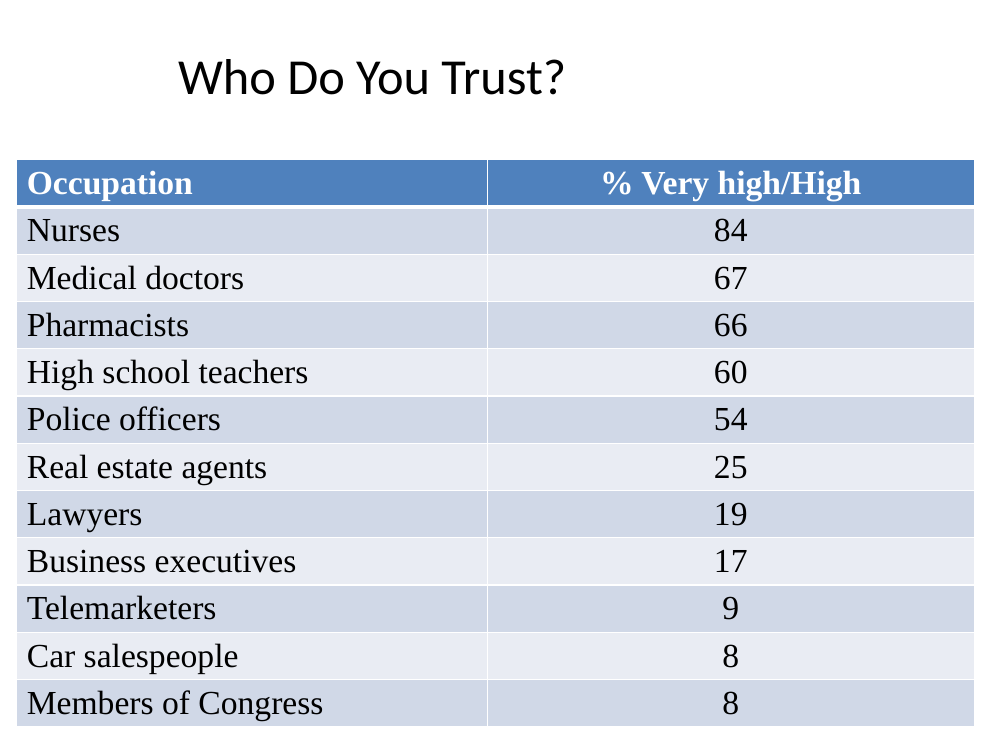
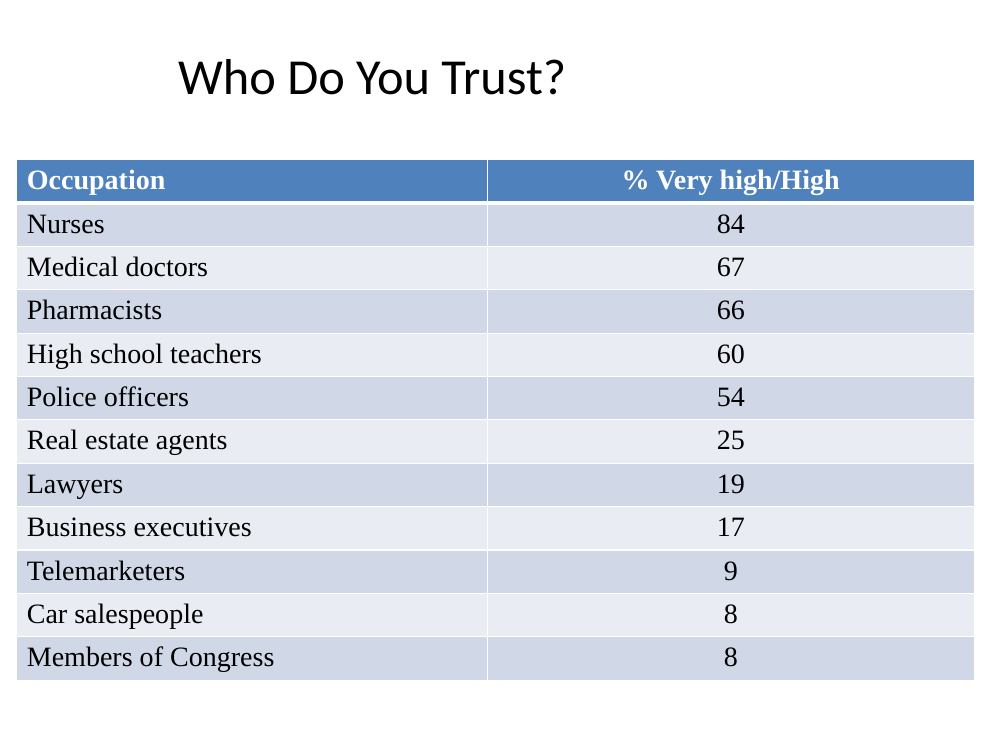
Before and after one commit to npm27/Teaching-Materials, a slide deck: slide 15 of Social Psych/Slides/7 Attitudes.pptx. Drawn at 1008x756 pixels with LibreOffice and Linux fonts; fonts in the diff are those of the drawing. Boxes give left, top, right and bottom in pixels: in the first picture for what was removed or moved away, otherwise in the second. Text is boxed around its words. In the diff, an @@ line names an element or a change of style, - is before the commit and + after.

```diff
--- a/Social Psych/Slides/7 Attitudes.pptx
+++ b/Social Psych/Slides/7 Attitudes.pptx
@@ table at bbox=[17, 159, 975, 683] @@
@@ size 24 to 20 pt @@
```
Also in this commit, not shown: 7 other slides changed, 1 other file.
